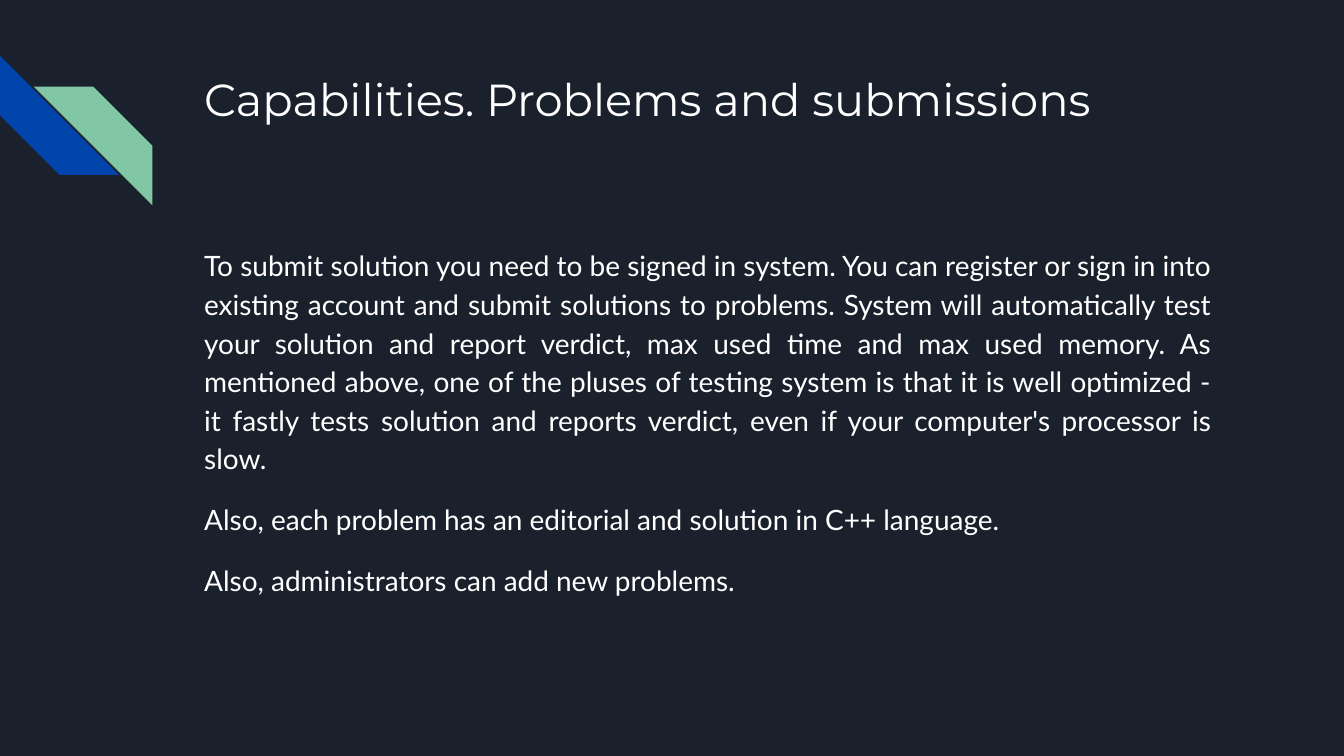
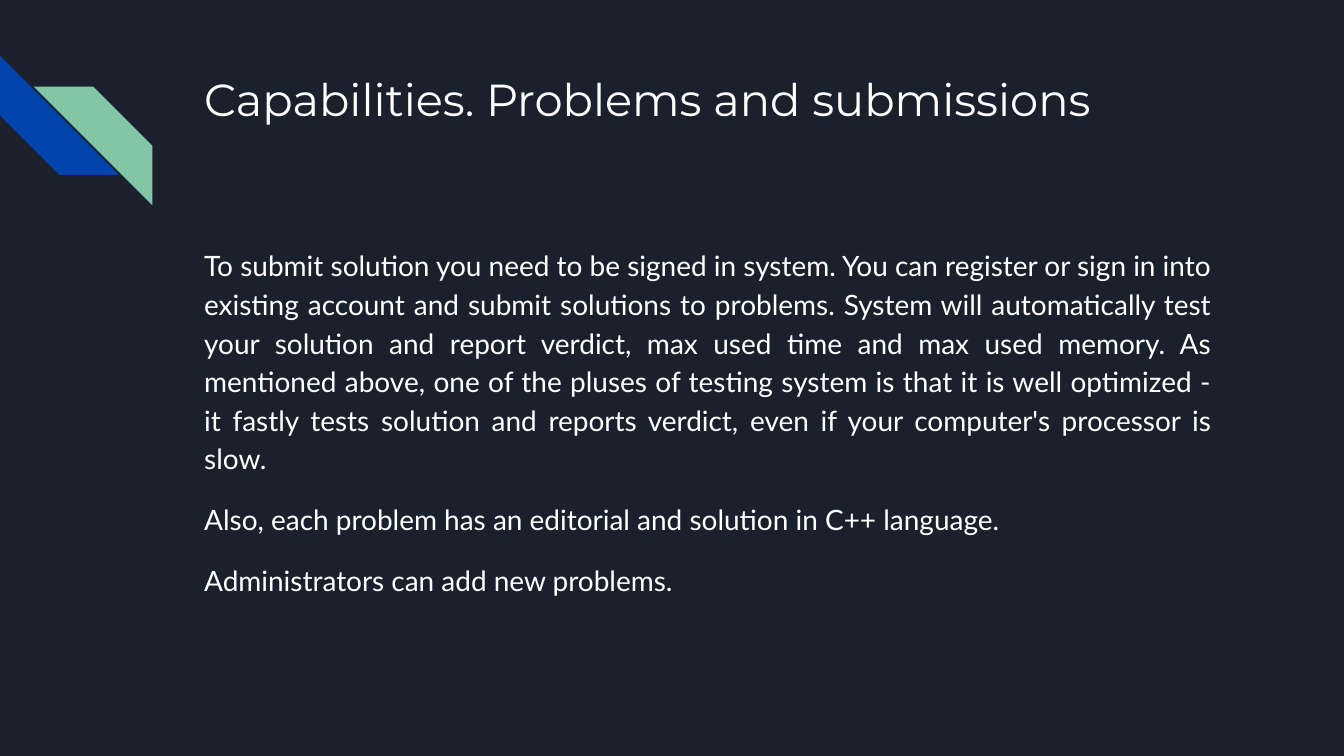
Before and after one commit to spike1236/WnSOJ, a slide deck: slide 6 of presentation_en.pptx. Drawn at 1344x756 pixels with LibreOffice and Linux fonts; fonts in the diff are those of the drawing. Boxes give left, top, right and bottom in pixels: in the first picture for what was removed or moved away, otherwise in the second. Text is boxed around its words. In the diff, an @@ line names an element or a change of style, - is before the commit and + after.

```diff
--- a/presentation_en.pptx
+++ b/presentation_en.pptx
@@ text at (204,570,673,596): text changed @@
-Also, administrators can add new problems.
+Administrators can add new problems.
```
Also in this commit, not shown: 2 other slides changed, 1 other file.
